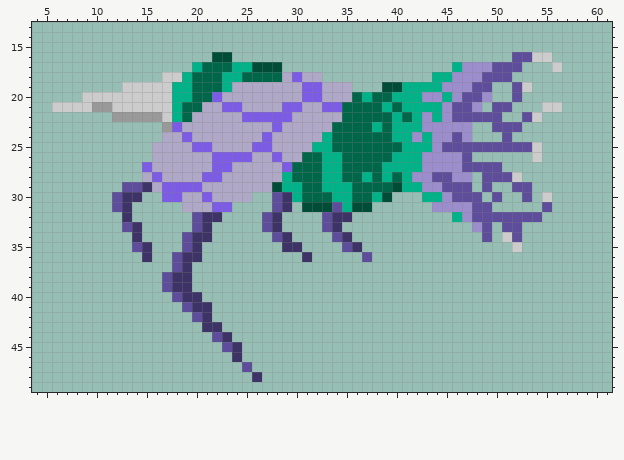
File history of a pixel-art sprite, CasaDesDiamantes/sprites/zombieSoldierGirlAim_spr/layers/7343bd62-bbbb-4f6e-b209-d95383721766/bfe587d5-7259-4ad5-92a5-0042dbb81914.png. This is how it looked before the edit.
The file is 64x52 pixels. Colours within 5 levels of each other are drawn and written as one. Shown: x 4..61, y 13..49.
The same view after the edit:
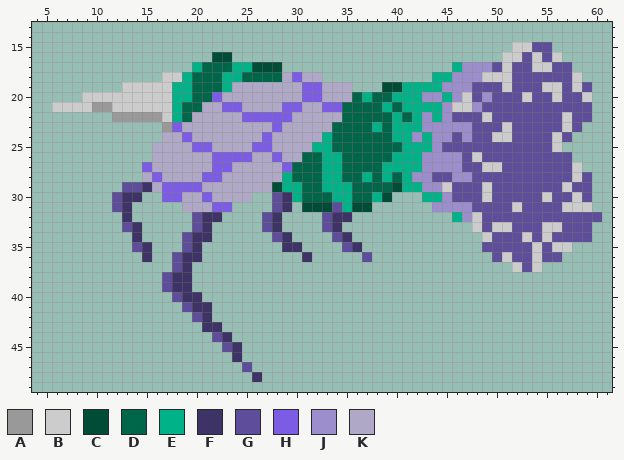
Palette (. is transparent): A #999999  B #cccccc  C #004c36  D #00664a  E #00b288  F #3e3366  G #5d4d9b  H #7c5be5  J #9c8ecc  K #afa8c6
Edits made:
The edit adds colour B in row 15 at x 52 to 53; in row 16 at x 51 and 56; in row 17 at x 54 to 55; in row 18 at x 58; in row 19 at x 51, 55 to 56 and 58; in row 20 at x 53, 56 and 59.
The edit adds colour B in rows 22 to 23 at x 57; in row 24 at x 50 and 56; in row 25 at x 56; in row 26 at x 48; in rows 27 to 28 at x 58; in row 29 at x 57.
The edit adds colour B in row 30 at x 49 and 58; in row 31 at x 52 and 57 to 59; in row 33 at x 50 and 55 to 56; in row 34 at x 53 and 55; in row 35 at x 54 and 56 to 57; in row 36 at x 51 and 54.
The edit adds colour B in row 37 at x 52 and 54.
Colour G gives way to colour B in row 16 at x 52; in row 17 at x 51; in row 18 at x 49 to 51; in row 20 at x 47; in row 21 at x 46 to 47; in row 22 at x 49.
Colour G gives way to colour B in rows 23 to 24 at x 51; in row 27 at x 49 to 50; in row 29 at x 45 and 49; in row 32 at x 48; in row 33 at x 51; in row 34 at x 49.
Colour J gives way to colour B in row 33 at x 48.
The edit adds colour G in row 15 at x 54 to 55; in row 17 at x 53 and 57; in row 18 at x 52 to 57; in row 19 at x 50, 54, 57 and 59; in row 20 at x 50 to 51, 54 to 55 and 57 to 58; in row 21 at x 49, 52 to 54 and 57 to 59.
The edit adds colour G in row 22 at x 51 to 52, 55 to 56 and 58 to 59; in row 23 at x 48 to 49, 53 to 56 and 58; in row 24 at x 48 to 49, 52 to 55 and 57; in row 25 at x 55; in row 26 at x 49 to 53 and 55 to 57; in row 27 at x 51 to 57.
The edit adds colour G in row 28 at x 48, 53 to 57 and 59; in row 29 at x 48, 50 to 51, 54 to 56 and 58 to 59; in row 30 at x 51 to 52, 54, 56 to 57 and 59; in row 31 at x 50 to 51, 53 to 54 and 56; in row 32 at x 55 to 60; in row 33 at x 53 to 54 and 57 to 59.
The edit adds colour G in row 34 at x 50, 54 and 56 to 59; in row 35 at x 49 to 51, 53 and 55; in row 36 at x 50, 52 to 53 and 55 to 56; in row 37 at x 53.
Colour B gives way to colour G in row 16 at x 55; in row 17 at x 56; in row 19 at x 53; in row 21 at x 55 to 56; in row 22 at x 54; in rows 25 to 26 at x 54.
Colour B gives way to colour G in row 28 at x 52; in row 34 at x 51; in row 35 at x 52.
Pixel boxes of the changes (left, top, right, bottom) in both pictures:
changed: (442, 42, 602, 272)
